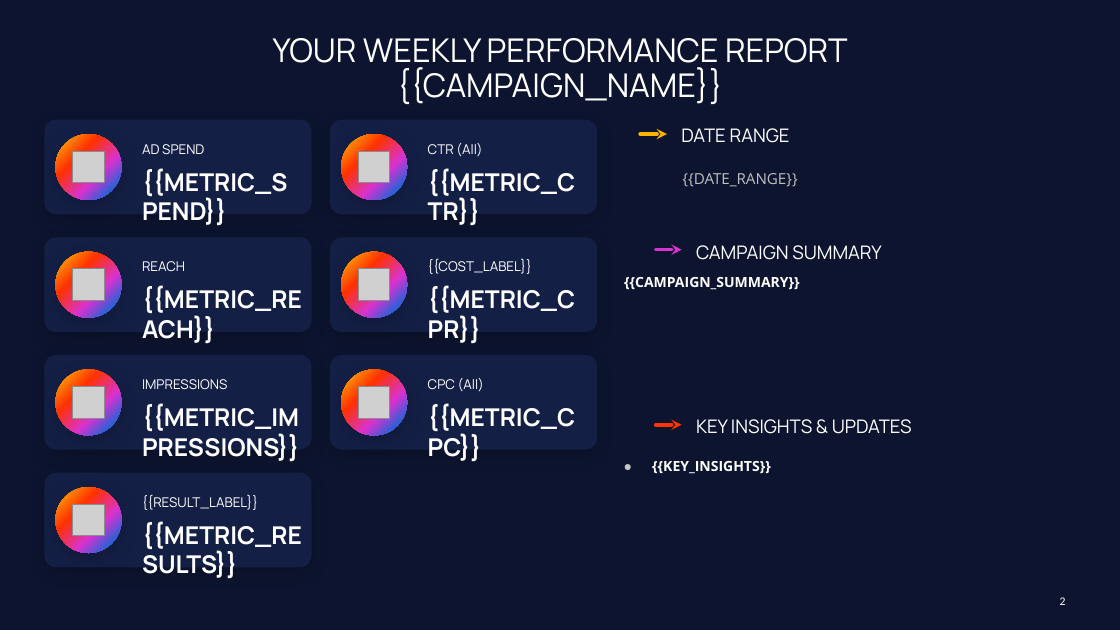
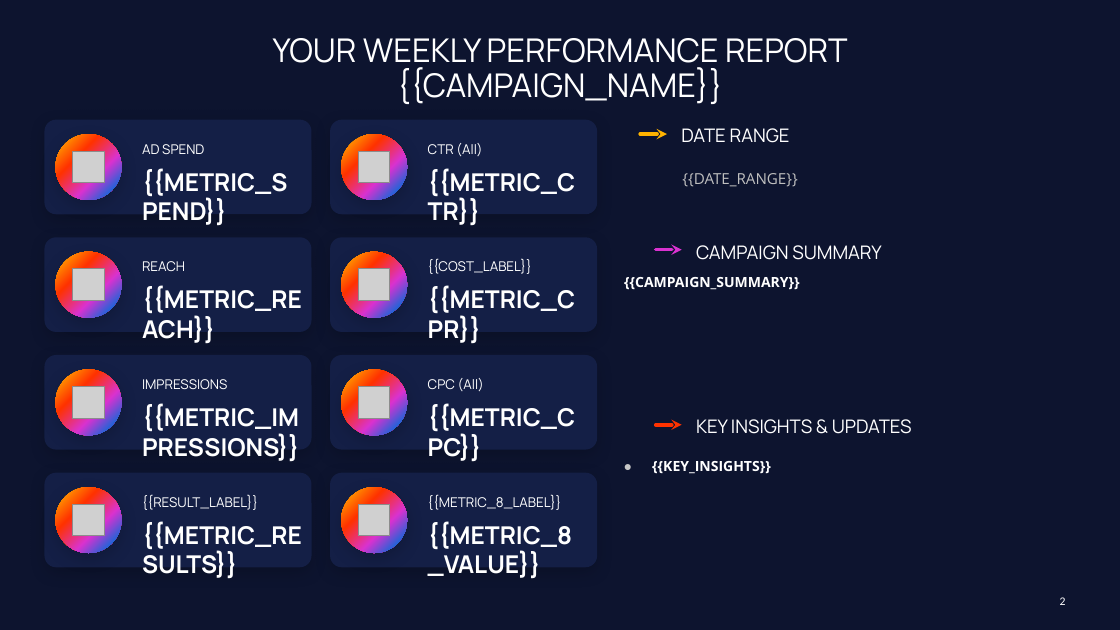
Before and after one commit to nextreport-app/NRE, a slide deck: slide 2 of templates/dark.pptx. Drawn at 1120x630 pixels with LibreOffice and Linux fonts; fonts in the diff are those of the drawing; grey boxes stand for pictures; background and template pictures are left out. Boxes give left, top, right and bottom in pixels: in the first picture for what was removed or moved away, otherwise in the second. Text is boxed around its words. In the diff, an @@ line names an element or a change of style, - is before the commit and + after.

Commit message:
Add 8th metric slot, auto-catch unknown columns, lightweight metric review, multi-slide support

```diff
--- a/templates/dark.pptx
+++ b/templates/dark.pptx
@@ rounded rectangle added at box(330, 473, 597, 568), fill #141F46 @@
@@ freeform shape added at box(341, 487, 407, 553), fill gradient #FFB300 to #FF3200 to #DA32D0 to #016ED9 @@
@@ picture added at box(358, 504, 390, 536) @@
@@ text added at box(428, 494, 562, 510), 11.5 pt, text #FFFFFF @@
+{{METRIC_8_LABEL}}
@@ text added at box(428, 521, 572, 578), 21 pt, text #FFFFFF, bold @@
+{{METRIC_8_VALUE}}
```
Also in this commit, not shown: 22 other files.
